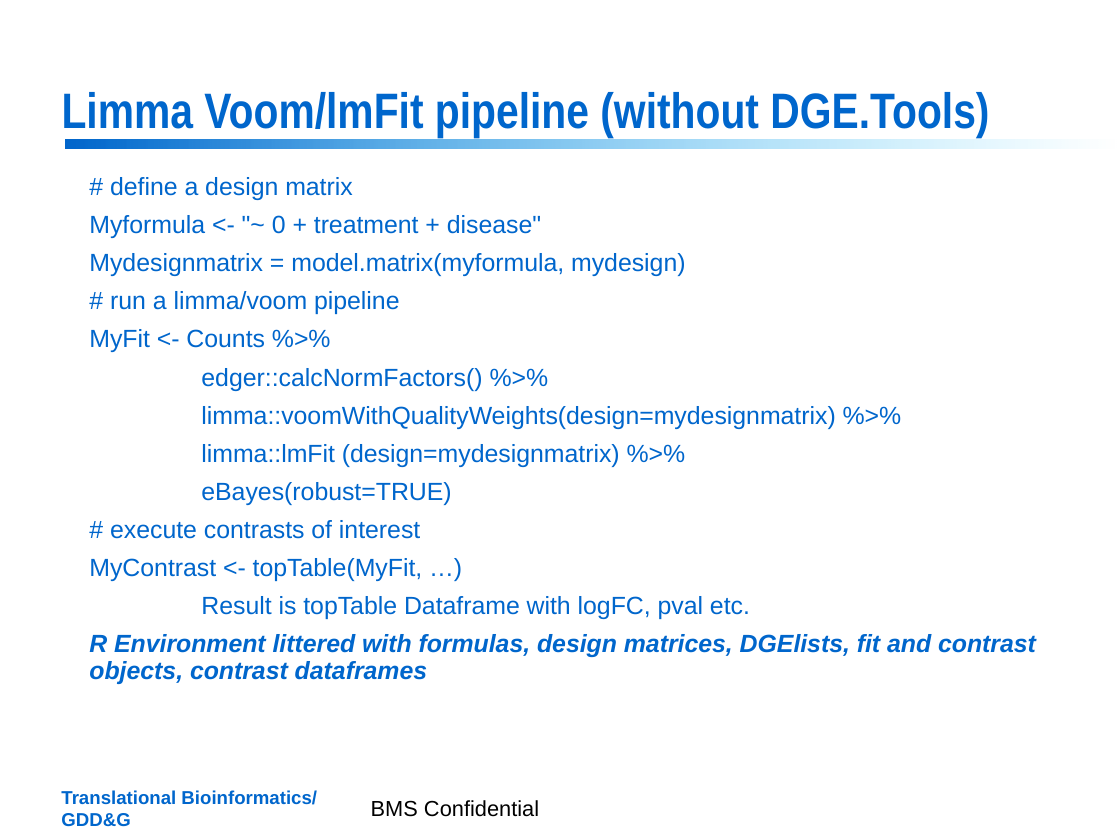
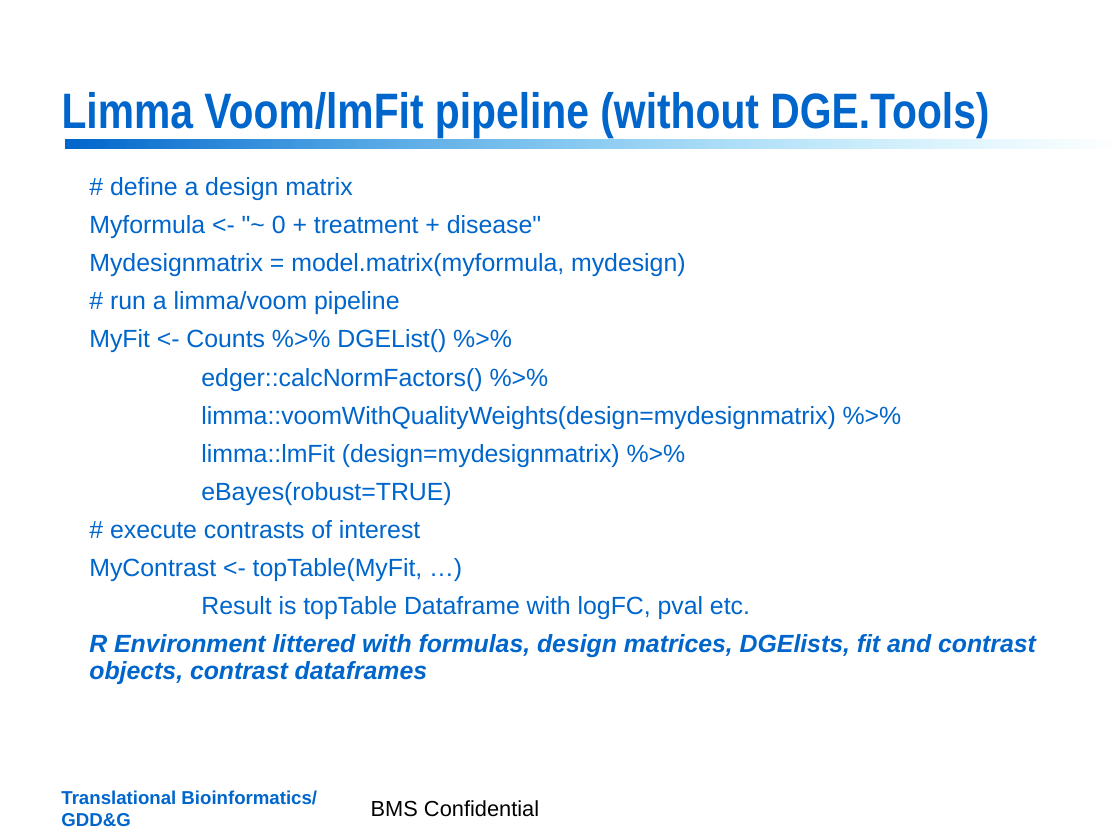
Before and after one commit to jrthompson54/DGE.Tools2, a slide deck: slide 11 of DGE_Tools_Intro_Feb2018.pptx. Drawn at 1120x840 pixels with LibreOffice and Linux fonts; fonts in the diff are those of the drawing; background and template pictures are left out. Boxes give left, top, right and bottom in pixels: in the first picture for what was removed or moved away, otherwise in the second. Text is boxed around its words. In the diff, an @@ line names an element or a change of style, - is before the commit and + after.

```diff
--- a/DGE_Tools_Intro_Feb2018.pptx
+++ b/DGE_Tools_Intro_Feb2018.pptx
@@ text at <box>89,329,446,352</box>: text changed @@
-MyFit <- Counts %>%
+MyFit <- Counts %>% DGEList() %>%
```
